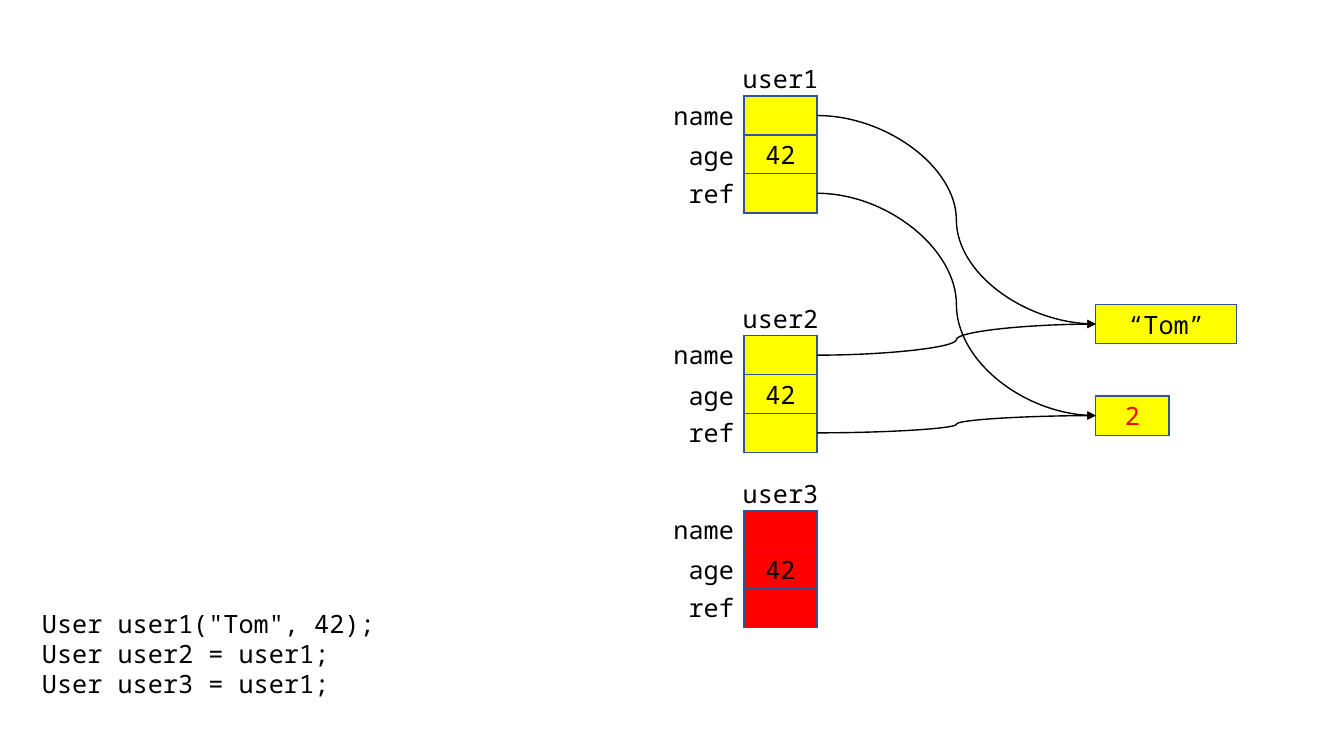
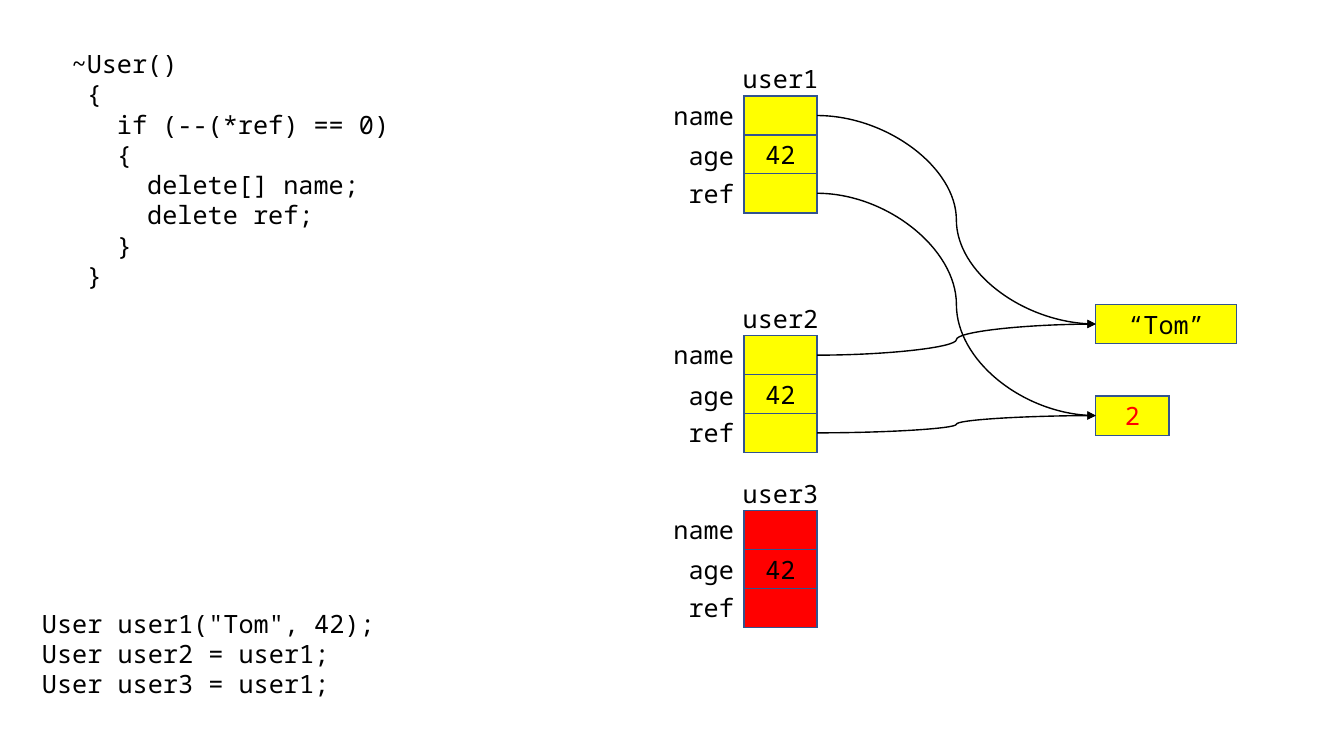
Before and after one commit to yoondev-classroom/cpp_221114, a slide deck: slide 31 of 221114.pptx. Drawn at 1344x756 pixels with LibreOffice and Linux fonts; fonts in the diff are those of the drawing. Boxes give left, top, right and bottom in pixels: in the first picture for what was removed or moved away, otherwise in the second. Text is boxed around its words. In the diff, an @@ line names an element or a change of style, - is before the commit and + after.

```diff
--- a/221114.pptx
+++ b/221114.pptx
@@ text added at bbox=[72, 55, 389, 228], 18 pt, text #000000 @@
+~User()
+{
+if (--(*ref) == 0)
+{
+delete[] name;
+delete ref;
+}
+}
```
Also in this commit, not shown: 5 other slides changed, 1 other file.
